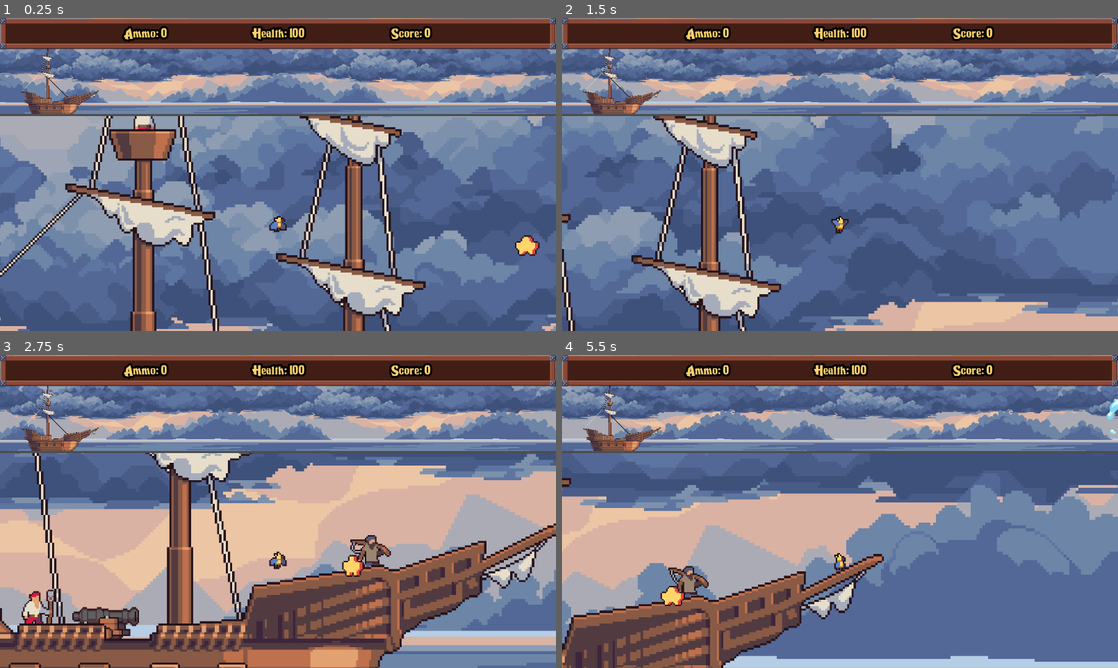
Above: before the commit, frames 1-4 (two rows, left to right).
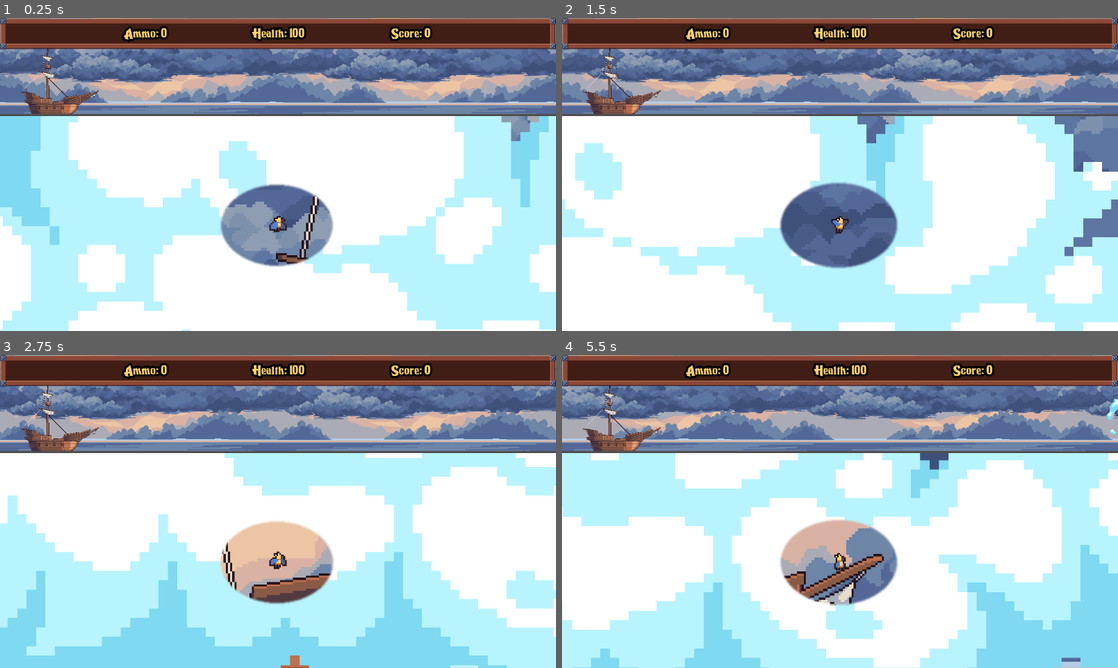
Above: after the commit, the same moments.

Repository: linkinmjs/tp-1-juego-2d-imagecampus
Game: Godot game, scene res://scenes/main.tscn
Same seed, same stepped clock (60 frames per second), same inputs: the game is played once before the commit and once after it.
Inputs (mouse positions are in pixels of both pictures, inside the frame that each line leads up to):
- Up to frame 1 (0.25 s): no input
- Up to frame 2 (1.5 s): move the mouse to (962, 158) at 0.52 s; hold E (action) 0.53-1.28 s; hold D (right) from 0.53 s (still down); tap Space (jump) at 0.77 s; move the mouse to (728, 190) at 1.27 s; tap E (action) at 1.35 s
- Up to frame 3 (2.75 s): tap Space (jump) at 1.52 s; move the mouse to (333, 442) at 2.02 s; release D (right) at 2.03 s; hold A (left) from 2.03 s (still down); hold E (action) from 2.03 s (still down)
- Up to frame 4 (5.5 s): move the mouse to (812, 574) at 2.77 s; release A (left) at 2.78 s; release E (action) at 2.78 s; hold D (right) 2.78-4.28 s; tap E (action) at 2.85, 4.35 s; tap Space (jump) at 3.02, 3.77, 4.52 s; move the mouse to (1006, 558) at 3.52 s; hold E (action) 3.53-4.28 s; move the mouse to (673, 464) at 4.27 s; hold A (left) 4.28-5.03 s; move the mouse to (867, 511) at 5.02 s; hold D (right) from 5.03 s (still down); hold E (action) from 5.03 s (still down)

The runs differ from the first frame. In frame 1, 64% of the frame differs, in the area x 0-100%, y 31-100%; in frame 2, 62%; in frame 3, 65%; in frame 4, 64%.

Commit message:
Modify cloud mask for parrot

Diff:
--- a/godot/scenes/bottom_cloud.tscn
+++ b/godot/scenes/bottom_cloud.tscn
@@ -6,66 +6,83 @@
 [ext_resource type="Texture2D" uid="uid://b6qckuyrj8k2k" path="res://assets/sprites/clouds_white/Shape5/cloud_shape5_4.png" id="5_etjii"]
 [ext_resource type="Texture2D" uid="uid://c3iogm1mlak3v" path="res://assets/sprites/clouds_white/Shape5/cloud_shape5_3.png" id="6_swo06"]
 
+[sub_resource type="CanvasItemMaterial" id="CanvasItemMaterial_7jkeu"]
+light_mode = 2
+
+[sub_resource type="CanvasItemMaterial" id="CanvasItemMaterial_h1hg6"]
+light_mode = 2
+
 [node name="BottomCloud" type="PathFollow2D"]
 rotates = false
 script = ExtResource("1_0vefp")
 speed = 150.0
 
 [node name="Clouds" type="Node2D" parent="."]
-position = Vector2(644, 0)
+material = SubResource("CanvasItemMaterial_7jkeu")
 scale = Vector2(6, 6)
 
 [node name="CloudShape51" type="Sprite2D" parent="Clouds"]
 texture_filter = 1
-position = Vector2(-69, -1.5)
+material = SubResource("CanvasItemMaterial_h1hg6")
+position = Vector2(73.3333, 0.333333)
 texture = ExtResource("2_h1hg6")
 
 [node name="CloudShape55" type="Sprite2D" parent="Clouds"]
 texture_filter = 1
-position = Vector2(-75, 39)
+material = SubResource("CanvasItemMaterial_h1hg6")
+position = Vector2(67.3333, 40.8333)
 texture = ExtResource("4_pfpvd")
 
 [node name="CloudShape56" type="Sprite2D" parent="Clouds"]
 texture_filter = 1
-position = Vector2(-78, -31)
+material = SubResource("CanvasItemMaterial_h1hg6")
+position = Vector2(64.3333, -29.1667)
 texture = ExtResource("4_pfpvd")
 
 [node name="CloudShape54" type="Sprite2D" parent="Clouds"]
 texture_filter = 1
-position = Vector2(-118, 45)
+material = SubResource("CanvasItemMaterial_h1hg6")
+position = Vector2(24.3333, 46.8333)
 texture = ExtResource("5_etjii")
 
 [node name="CloudShape57" type="Sprite2D" parent="Clouds"]
 texture_filter = 1
-position = Vector2(-115, -11)
+material = SubResource("CanvasItemMaterial_h1hg6")
+position = Vector2(27.3333, -9.16667)
 texture = ExtResource("6_swo06")
 
 [node name="CloudShape58" type="Sprite2D" parent="Clouds"]
 texture_filter = 1
-position = Vector2(-139, -40.75)
+material = SubResource("CanvasItemMaterial_h1hg6")
+position = Vector2(3.33334, -38.9167)
 texture = ExtResource("4_pfpvd")
 
 [node name="CloudShape60" type="Sprite2D" parent="Clouds"]
 texture_filter = 1
-position = Vector2(-64.75, 10.25)
+material = SubResource("CanvasItemMaterial_h1hg6")
+position = Vector2(77.5833, 12.0833)
 texture = ExtResource("4_pfpvd")
 
 [node name="CloudShape62" type="Sprite2D" parent="Clouds"]
 texture_filter = 1
-position = Vector2(-4.25, -19.25)
+material = SubResource("CanvasItemMaterial_h1hg6")
+position = Vector2(138.083, -17.4167)
 texture = ExtResource("4_pfpvd")
 
 [node name="CloudShape63" type="Sprite2D" parent="Clouds"]
 texture_filter = 1
-position = Vector2(-43.75, -10.75)
+material = SubResource("CanvasItemMaterial_h1hg6")
+position = Vector2(98.5833, -8.91667)
 texture = ExtResource("4_pfpvd")
 
 [node name="CloudShape64" type="Sprite2D" parent="Clouds"]
 texture_filter = 1
-position = Vector2(-20, 56.5)
+material = SubResource("CanvasItemMaterial_h1hg6")
+position = Vector2(122.333, 58.3333)
 texture = ExtResource("4_pfpvd")
 
 [node name="CloudShape61" type="Sprite2D" parent="Clouds"]
 texture_filter = 1
-position = Vector2(-30.25, 16)
+material = SubResource("CanvasItemMaterial_h1hg6")
+position = Vector2(112.083, 17.8333)
 texture = ExtResource("6_swo06")
--- a/godot/scenes/bottom_scene.tscn
+++ b/godot/scenes/bottom_scene.tscn
@@ -9,7 +9,6 @@
 [ext_resource type="PackedScene" uid="uid://bt6ej2icbaj5w" path="res://scenes/parrot.tscn" id="7_uyn6v"]
 [ext_resource type="Script" uid="uid://bvcjm3lyhcrlq" path="res://scripts/shaker.gd" id="8_7ymyq"]
 [ext_resource type="Texture2D" uid="uid://cjr0gprqqyes6" path="res://assets/sprites/clouds_white/Shape2/cloud_shape2_1.png" id="9_gti6a"]
-[ext_resource type="Texture2D" uid="uid://ja03wj67t8ky" path="res://assets/sprites/mask.png" id="10_t8umi"]
 [ext_resource type="PackedScene" uid="uid://7d0nx5p5ko78" path="res://scenes/clouds/cloud_spawn.tscn" id="11_vt6qn"]
 [ext_resource type="PackedScene" uid="uid://bcheeulj8hj3k" path="res://scenes/bottom_cloud.tscn" id="12_6df1x"]
 
@@ -31,8 +30,6 @@
 
 [sub_resource type="CanvasItemMaterial" id="CanvasItemMaterial_gti6a"]
 light_mode = 2
-
-[sub_resource type="CanvasItemMaterial" id="CanvasItemMaterial_vt6qn"]
 
 [sub_resource type="Curve2D" id="Curve2D_vt6qn"]
 _data = {
@@ -99,7 +96,6 @@
 frequency = 5.0
 
 [node name="CLOUD TESTS" type="Node2D" parent="."]
-visible = false
 
 [node name="Cloud" type="Sprite2D" parent="CLOUD TESTS"]
 visibility_layer = 4
@@ -110,20 +106,6 @@
 scale = Vector2(13, 13)
 texture = ExtResource("9_gti6a")
 
-[node name="PointLight2D" type="PointLight2D" parent="CLOUD TESTS"]
-visible = false
-visibility_layer = 4
-position = Vector2(3006, 865)
-blend_mode = 1
-texture = ExtResource("10_t8umi")
-
-[node name="PointLight2D2" type="PointLight2D" parent="CLOUD TESTS"]
-visible = false
-visibility_layer = 4
-material = SubResource("CanvasItemMaterial_vt6qn")
-position = Vector2(389, 1490)
-texture = ExtResource("9_gti6a")
-
 [node name="Clouds" type="Node2D" parent="."]
 
 [node name="CloudSpawn" parent="Clouds" instance=ExtResource("11_vt6qn")]
--- a/godot/scenes/parrot.tscn
+++ b/godot/scenes/parrot.tscn
@@ -1,10 +1,10 @@
-[gd_scene load_steps=23 format=3 uid="uid://bt6ej2icbaj5w"]
+[gd_scene load_steps=26 format=3 uid="uid://bt6ej2icbaj5w"]
 
 [ext_resource type="Texture2D" uid="uid://dduu5inmovyyl" path="res://assets/sprites/characters/parrot/Walk.png" id="1_i6g64"]
 [ext_resource type="Script" uid="uid://c43tt75pdq2e5" path="res://scripts/parrot.gd" id="1_vda7l"]
 [ext_resource type="Texture2D" uid="uid://dr1eu1u6avja0" path="res://assets/sprites/characters/parrot/Idle.png" id="2_vda7l"]
 [ext_resource type="Texture2D" uid="uid://csyx6wnk4yj1d" path="res://assets/sprites/characters/parrot/Special.png" id="3_nuuxd"]
-[ext_resource type="Texture2D" uid="uid://ja03wj67t8ky" path="res://assets/sprites/mask.png" id="5_nuuxd"]
+[ext_resource type="Texture2D" uid="uid://bi1ggtorb1x7w" path="res://assets/sprites/circle_mask.png" id="5_nuuxd"]
 
 [sub_resource type="AtlasTexture" id="AtlasTexture_ojfhj"]
 atlas = ExtResource("1_i6g64")
@@ -127,6 +127,43 @@
 
 [sub_resource type="RectangleShape2D" id="RectangleShape2D_nuuxd"]
 
+[sub_resource type="Animation" id="Animation_nuuxd"]
+resource_name = "idle_cloud_mask"
+loop_mode = 1
+tracks/0/type = "value"
+tracks/0/imported = false
+tracks/0/enabled = true
+tracks/0/path = NodePath("CloudMask:texture_scale")
+tracks/0/interp = 1
+tracks/0/loop_wrap = true
+tracks/0/keys = {
+"times": PackedFloat32Array(0, 0.166667, 0.333333, 0.5, 0.666667, 0.833333, 1),
+"transitions": PackedFloat32Array(2.92817, 0.34151, 2.82843, 0.450625, 1.93187, 0.450625, 1),
+"update": 0,
+"values": [1.0, 1.05, 1.0, 1.05, 1.0, 1.05, 1.0]
+}
+
+[sub_resource type="Animation" id="Animation_ojfhj"]
+length = 0.001
+tracks/0/type = "value"
+tracks/0/imported = false
+tracks/0/enabled = true
+tracks/0/path = NodePath("CloudMask:texture_scale")
+tracks/0/interp = 1
+tracks/0/loop_wrap = true
+tracks/0/keys = {
+"times": PackedFloat32Array(0),
+"transitions": PackedFloat32Array(1),
+"update": 0,
+"values": [1.0]
+}
+
+[sub_resource type="AnimationLibrary" id="AnimationLibrary_ojfhj"]
+_data = {
+&"RESET": SubResource("Animation_ojfhj"),
+&"idle_cloud_mask": SubResource("Animation_nuuxd")
+}
+
 [node name="Parrot" type="CharacterBody2D"]
 z_index = 10
 texture_filter = 1
@@ -157,9 +194,16 @@
 wait_time = 0.75
 one_shot = true
 
-[node name="PointLight2D" type="PointLight2D" parent="."]
+[node name="CloudMask" type="PointLight2D" parent="."]
 visibility_layer = 4
+texture_filter = 1
 position = Vector2(0, -12)
 texture = ExtResource("5_nuuxd")
 
+[node name="AnimationPlayer" type="AnimationPlayer" parent="."]
+libraries = {
+&"": SubResource("AnimationLibrary_ojfhj")
+}
+autoplay = "idle_cloud_mask"
+
 [connection signal="area_entered" from="Hitbox" to="." method="_on_hitbox_area_entered"]
Binary file added: godot/assets/sprites/circle_mask.png
Not shown, added: godot/assets/sprites/circle_mask.png.import
Binary file added: godot/assets/sprites/cloud_mask.png
Not shown, added: godot/assets/sprites/cloud_mask.png.import
Not shown: 1 places in godot/scenes/bottom_cloud.tscn that only renumber resources
Not shown: 1 places in godot/scenes/bottom_scene.tscn that only renumber resources
